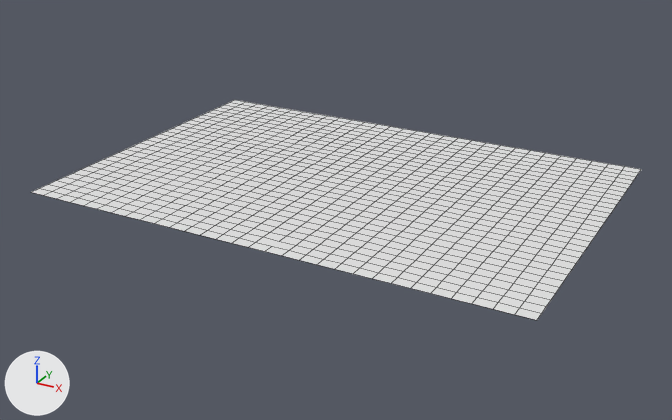
An edit to the OBJ model Proyecto_Final_Acuario/Proyecto_Final_Acuario/Models/Acuario/piso.obj, drawn before and after from the same camera.
Rendered twice from a 50 mm lens placed at (1321.0, -2464.0, 1121.0), pointed at (-8.0, -48.0, -87.0). Every picture has the same lights, and +X, +Y and +Z are marked at lower left. Mesh edges are drawn as thin lines. Materials are left out; every surface is plain grey. Where no turn or scale is listed for an object, it has been applied to the vertices. Vertices at the same position are counted once.

The first picture shows 'piso'.
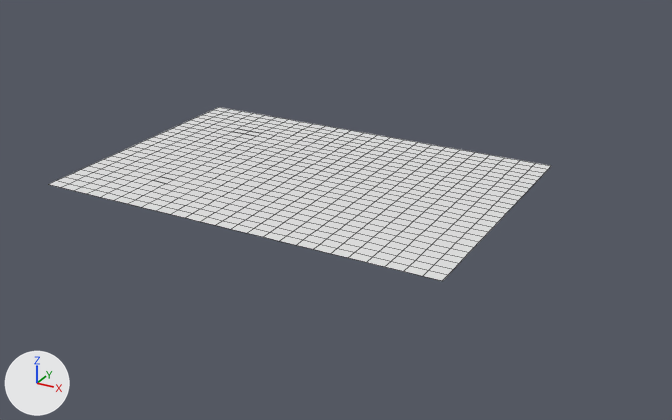
What differs and where, as boxes (x1, y1, x2, y2) in the pictures (672 x 420 px):
'piso', reshaped (18% narrower, 21% shorter): before (32, 100, 641, 320); after (49, 107, 551, 281)
part 1 of me_piso, cut back: before (32, 100, 641, 320); after (215, 124, 274, 139)
part 2 of me_piso, added: after (133, 170, 193, 191)

Edits to the bpy script that builds the scene:
```text
Change me_piso:
    used by ob_piso; location = (0.0, 0.0, 0.0)
    remove me_piso.from_pydata(...)  # 961 vertices, 899 faces; spans x -815.0..815.0, y -562.0..562.0, z 0.0
    add me_piso.from_pydata(...)  # 692 vertices, 625 faces; spans x -815.0..544.0, y -487.0..449.0, z 0.0
    me_piso part 1: 285 vertices removed from x -815.0..815.0, y -562.0..562.0, z 0.0; 12 vertices added at x -598.0..-434.0, y 225.0..262.0, z 0.0
    me_piso part 2: 4 vertices added at x -544.0..-489.0, y -300.0..-262.0, z 0.0
```
